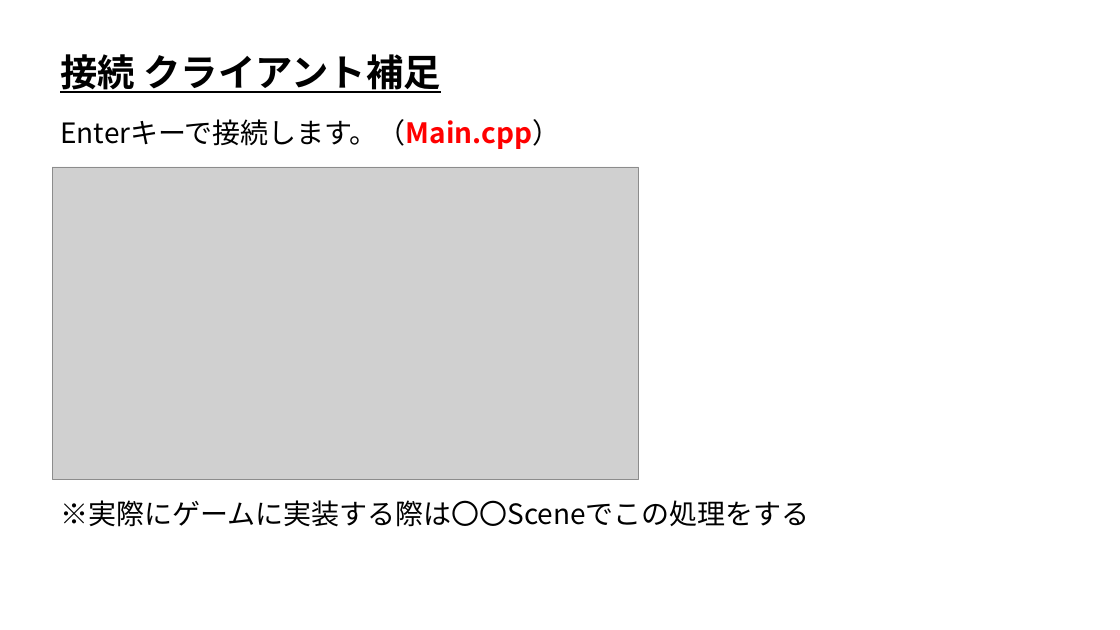
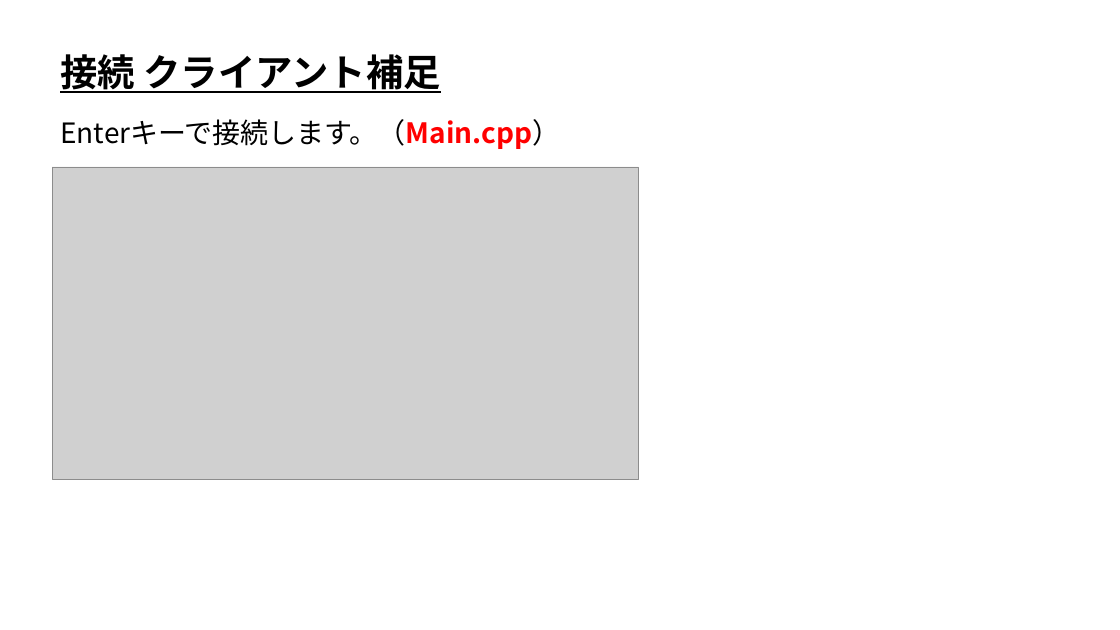
Before and after one commit to ArakiYusuke-Ohara/Textbook, a slide deck: slide 8 of ゲーム科3年/00_前期/オンラインゲームプログラミングⅠ/01_接続(クライアント).pptx. Drawn at 1120x630 pixels with LibreOffice and Linux fonts; fonts in the diff are those of the drawing; grey boxes stand for pictures. Boxes give left, top, right and bottom in pixels: in the first picture for what was removed or moved away, otherwise in the second. Text is boxed around its words. In the diff, an @@ line names an element or a change of style, - is before the commit and + after.

```diff
--- a/ゲーム科3年/00_前期/オンラインゲームプログラミングⅠ/01_接続(クライアント).pptx
+++ b/ゲーム科3年/00_前期/オンラインゲームプログラミングⅠ/01_接続(クライアント).pptx
@@ text removed at bbox=[60, 500, 810, 527] @@
-※実際にゲームに実装する際は〇〇Sceneでこの処理をする
```
Also in this commit, not shown: 7 other files.
